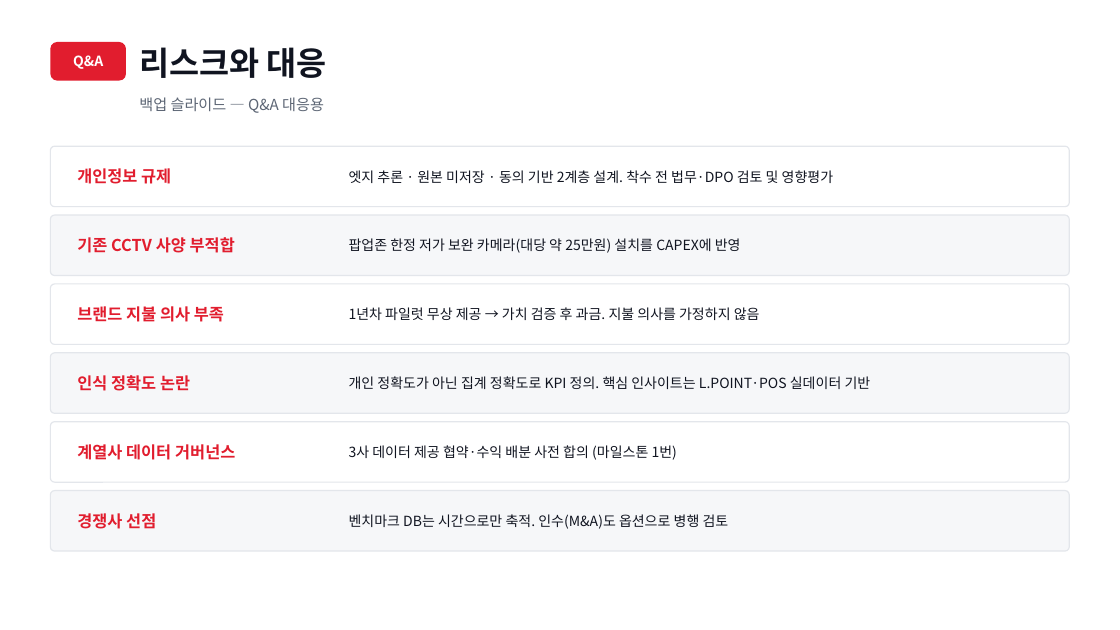
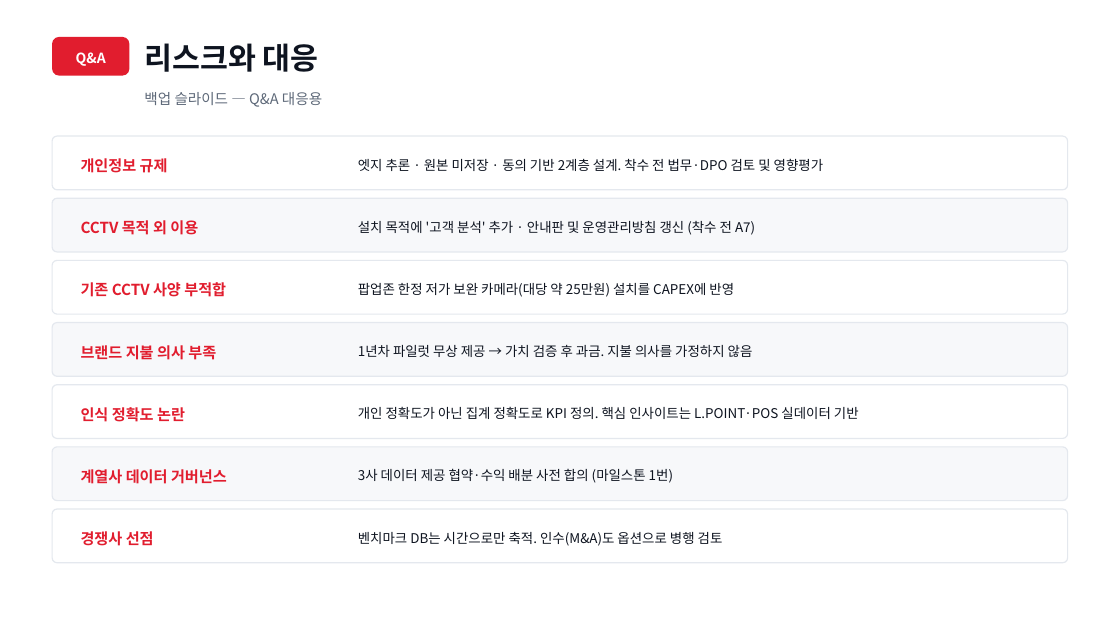
Before and after one commit to neti84-design/LMBA, a slide deck: slide 16 of LGA_롯데신사업_발표.pptx. Drawn at 1120x630 pixels with LibreOffice and Linux fonts; fonts in the diff are those of the drawing. Boxes give left, top, right and bottom in pixels: in the first picture for what was removed or moved away, otherwise in the second. Text is boxed around its words. In the diff, an @@ line names an element or a change of style, - is before the commit and + after.

```diff
--- a/LGA_롯데신사업_발표.pptx
+++ b/LGA_롯데신사업_발표.pptx
@@ text "Q&A" at [76,52,106,66]: line spacing 1 to 18pt @@
@@ rounded rectangle: place and size @@
-rounded rectangle at [50,42,126,81]
+rounded rectangle at [52,37,129,76]
@@ text "리스크와 대응" at [144,43,319,72]: size 28 to 26 pt, text colour #101420 to #0E1420; line spacing 1 to 31pt @@
@@ text "백업 슬라이드 — Q&A 대응용" at [144,92,322,107]: size 13 to 12.5 pt, text colour #5D6675 to #5E6979; line spacing 1 to 19pt; vertical alignment middle to top @@
@@ rounded rectangle: place and size @@
-rounded rectangle at [50,146,1070,207]
+rounded rectangle at [52,136,1068,190]
@@ rounded rectangle at [52,136,1068,190]: outline #E3E6EB 1 pt to #E4E8EE 1 pt; proportions changed @@
@@ text "개인정보 규제": place and size @@
-text "개인정보 규제" at [77,168,171,184]
+text "개인정보 규제" at [81,158,168,173]
@@ text "엣지 추론 · 원본 미저장 ...": place and size @@
-text "엣지 추론 · 원본 미저장 ..." at [349,170,834,183]
+text "엣지 추론 · 원본 미저장 ..." at [358,158,823,171]
@@ rounded rectangle: place and size @@
-rounded rectangle at [50,215,1070,276]
+rounded rectangle at [52,198,1068,252]
@@ rounded rectangle at [52,198,1068,252]: fill #F6F7F9 to #F7F8FA; outline #E3E6EB 1 pt to #E4E8EE 1 pt; proportions changed @@
@@ text added at [81,220,198,235], 13 pt, text #E11D2E, bold @@
+CCTV 목적 외 이용
@@ text added at [358,221,755,235], 11.5 pt, text #0E1420 @@
+설치 목적에 '고객 분석' 추가 · 안내판 및 운영관리방침 갱신 (착수 전 A7)
@@ rounded rectangle at [52,260,1068,314]: outline #E3E6EB 1 pt to #E4E8EE 1 pt; proportions changed @@
@@ rounded rectangle: place and size @@
-rounded rectangle at [50,284,1070,344]
+rounded rectangle at [52,260,1068,314]
@@ size 14 to 13 pt; line spacing 1 to 20pt in 6 elements at [81,158,168,173], [81,531,154,546], [81,469,227,484], [81,407,185,422], [81,345,216,360], [81,282,226,297] @@
@@ text "기존 CCTV 사양 부적합": place and size @@
-text "기존 CCTV 사양 부적합" at [77,237,235,253]
+text "기존 CCTV 사양 부적합" at [81,282,226,297]
@@ size 12 to 11.5 pt, text colour #101420 to #0E1420; line spacing 1 to 17pt in 6 elements at [358,158,823,171], [358,532,723,546], [358,468,673,483], [358,407,859,419], [358,345,753,357], [358,283,734,297] @@
@@ text "팝업존 한정 저가 보완 카메라(대당 ...": place and size @@
-text "팝업존 한정 저가 보완 카메라(대당 ..." at [349,238,741,253]
+text "팝업존 한정 저가 보완 카메라(대당 ..." at [358,283,734,297]
@@ rounded rectangle added at [52,323,1068,376], fill #F7F8FA, outline #E4E8EE 1 pt @@
@@ text "브랜드 지불 의사 부족": place and size @@
-text "브랜드 지불 의사 부족" at [77,306,224,322]
+text "브랜드 지불 의사 부족" at [81,345,216,360]
@@ text "1년차 파일럿 무상 제공 → ...": place and size @@
-text "1년차 파일럿 무상 제공 → ..." at [349,307,760,320]
+text "1년차 파일럿 무상 제공 → ..." at [358,345,753,357]
@@ rounded rectangle at [52,385,1068,439]: fill #F6F7F9 to #FFFFFF; outline #E3E6EB 1 pt to #E4E8EE 1 pt; proportions changed @@
@@ rounded rectangle: place and size @@
-rounded rectangle at [50,353,1070,413]
+rounded rectangle at [52,385,1068,439]
@@ text "인식 정확도 논란": place and size @@
-text "인식 정확도 논란" at [77,375,190,391]
+text "인식 정확도 논란" at [81,407,185,422]
@@ text "개인 정확도가 아닌 집계 정확도로 ...": place and size @@
-text "개인 정확도가 아닌 집계 정확도로 ..." at [349,376,871,389]
+text "개인 정확도가 아닌 집계 정확도로 ..." at [358,407,859,419]
@@ rounded rectangle: place and size @@
-rounded rectangle at [50,422,1070,482]
+rounded rectangle at [52,447,1068,501]
@@ rounded rectangle at [52,447,1068,501]: fill #FFFFFF to #F7F8FA; outline #E3E6EB 1 pt to #E4E8EE 1 pt; proportions changed @@
@@ text "계열사 데이터 거버넌스": place and size @@
-text "계열사 데이터 거버넌스" at [77,444,235,460]
+text "계열사 데이터 거버넌스" at [81,469,227,484]
@@ text "3사 데이터 제공 협약·수익 배분 ...": place and size @@
-text "3사 데이터 제공 협약·수익 배분 ..." at [349,445,677,460]
+text "3사 데이터 제공 협약·수익 배분 ..." at [358,468,673,483]
@@ rounded rectangle: place and size @@
-rounded rectangle at [50,491,1070,551]
+rounded rectangle at [52,509,1068,563]
@@ rounded rectangle at [52,509,1068,563]: fill #F6F7F9 to #FFFFFF; outline #E3E6EB 1 pt to #E4E8EE 1 pt; proportions changed @@
@@ text "경쟁사 선점": place and size @@
-text "경쟁사 선점" at [77,513,156,529]
+text "경쟁사 선점" at [81,531,154,546]
@@ text "벤치마크 DB는 시간으로만 축적. 인수(M&A)도 ...": place and size @@
-text "벤치마크 DB는 시간으로만 축적. 인수(M&A)도 ..." at [349,514,729,529]
+text "벤치마크 DB는 시간으로만 축적. 인수(M&A)도 ..." at [358,532,723,546]
```
Also in this commit, not shown: 15 other slides changed, 6 other files.
